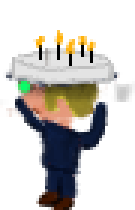
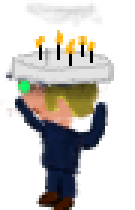
Layers edited between the first and the second w=135, h=210 image:
painted on "New Layer" over [24, 0, 135, 102]
